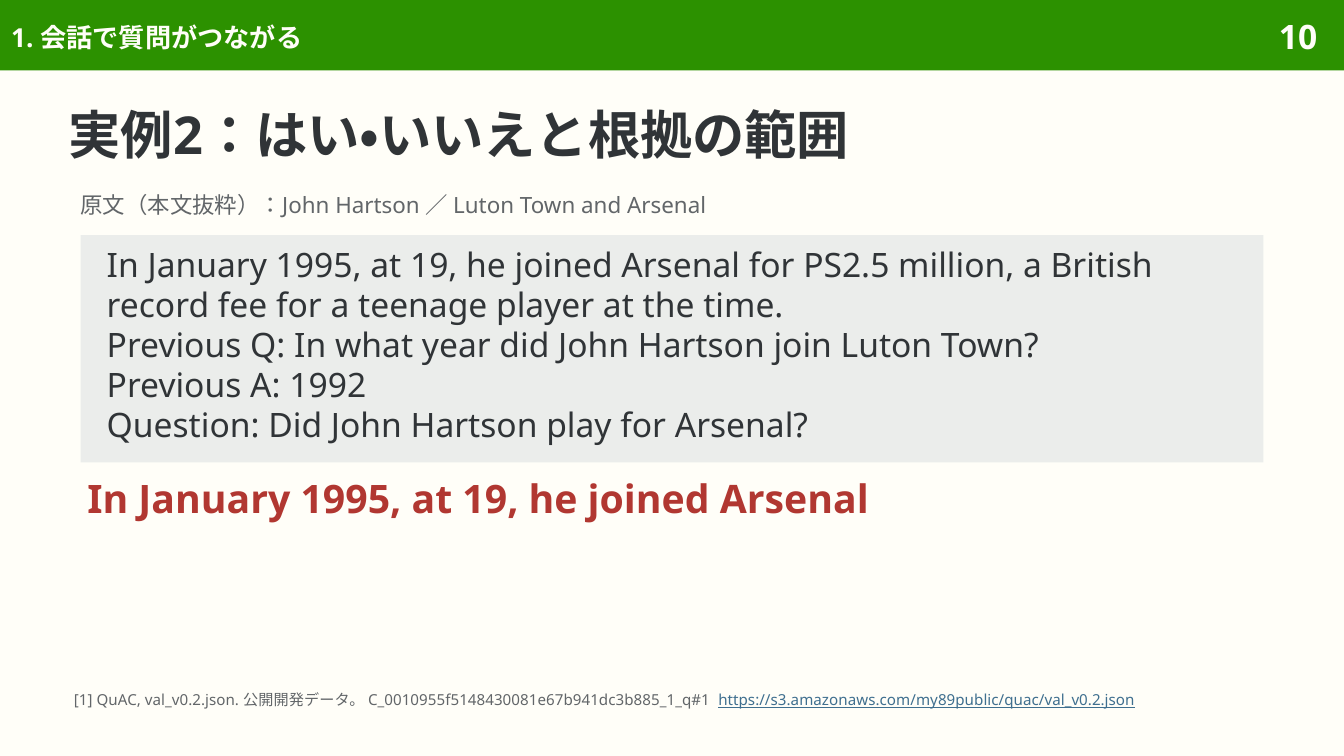
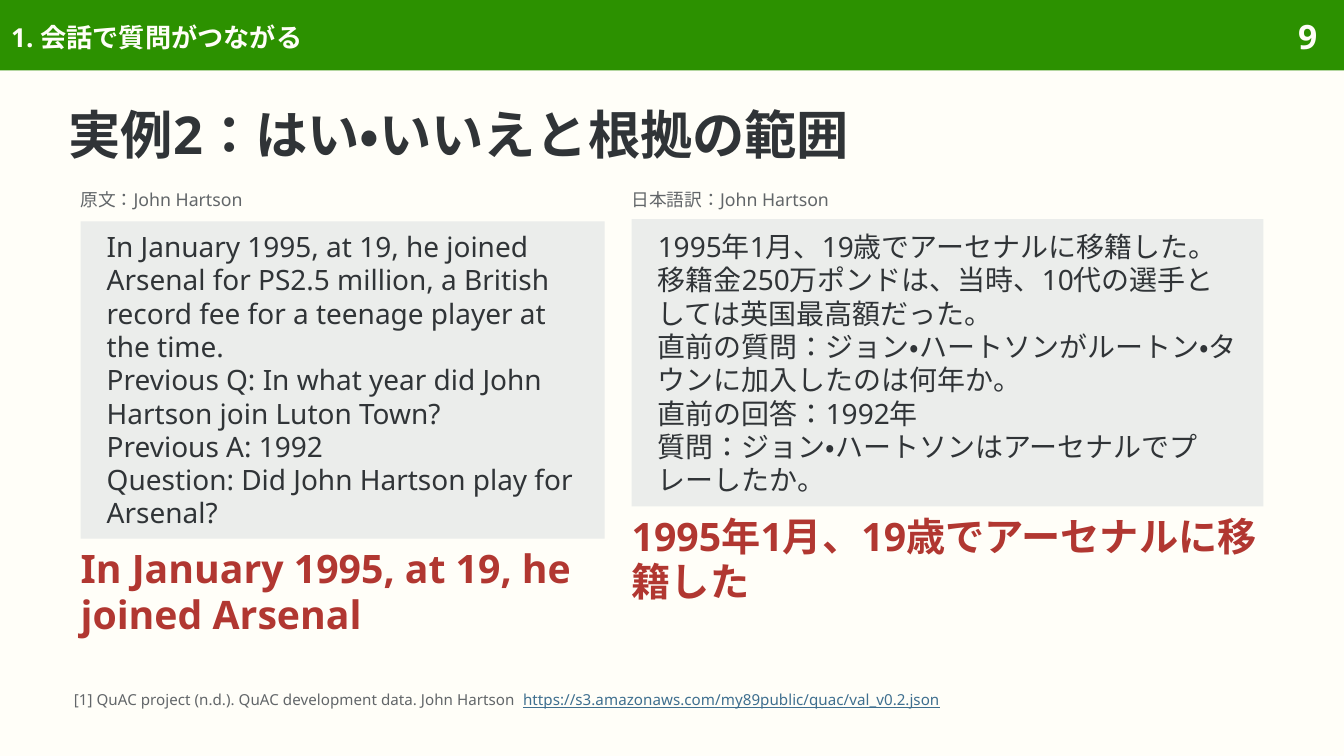
Before and after one commit to sasakiy84/datasets-in-10-minutes, a slide deck: slide 9 of slides/datasets-in-10-minutes-quac.pptx (slide 10 before the commit). Drawn at 1344x756 pixels with LibreOffice and Linux fonts; fonts in the diff are those of the drawing. Boxes give left, top, right and bottom in pixels: in the first picture for what was removed or moved away, otherwise in the second. Text is boxed around its words. In the diff, an @@ line names an element or a change of style, - is before the commit and + after.

```diff
--- a/slides/datasets-in-10-minutes-quac.pptx
+++ b/slides/datasets-in-10-minutes-quac.pptx
@@ page number at <box>1298,24,1317,50</box>: text changed @@
-10
+9
@@ text at <box>81,191,243,210</box>: text changed; size 12 to 9.5 pt @@
-原文（本文抜粋）：John Hartson ／ Luton Town and Arsenal
+原文：John Hartson
@@ text added at <box>632,191,829,210</box>, 9.5 pt, text #626669 @@
+日本語訳：John Hartson
@@ rectangle "In January 1995, at 19, ...": place and size @@
-rectangle "In January 1995, at 19, ..." at <box>81,235,1263,462</box>
+rectangle "In January 1995, at 19, ..." at <box>81,222,605,539</box>
@@ rectangle "In January 1995, at 19, ..." at <box>81,222,605,539</box>: size 18 to 15 pt; line spacing 21.4pt to 17.8pt @@
@@ rectangle added at <box>632,219,1263,507</box>, fill #EBEDEB, 15 pt, text #303437 @@
+1995年1月、19歳でアーセナルに移籍した。移籍金250万ポンドは、当時、10代の選手としては英国最高額だった。
+直前の質問：ジョン・ハートソンがルートン・タウンに加入したのは何年か。
+直前の回答：1992年
+質問：ジョン・ハートソンはアーセナルでプレーしたか。
@@ text added at <box>632,517,1257,555</box>, 21 pt, text #B13731, bold @@
+1995年1月、19歳でアーセナルに移籍した
@@ text "In January 1995, at 19, ..." rewrapped from <box>87,483,869,523</box> to <box>81,553,571,639</box> @@
@@ text at <box>74,693,939,709</box>: text changed; text colour #626669 to #3F6F8F @@
-[1] QuAC, val_v0.2.json. 公開開発データ。 C_0010955f5148430081e67b941dc3b885_1_q#1 https://s3.amazonaws.com/my89public/quac/val_v0.2.json
+[1] QuAC project (n.d.). QuAC development data. John Hartson https://s3.amazonaws.com/my89public/quac/val_v0.2.json
```
Also in this commit, not shown: 48 other slides changed, 1 slide added, 13 slides removed, 41 other files.
